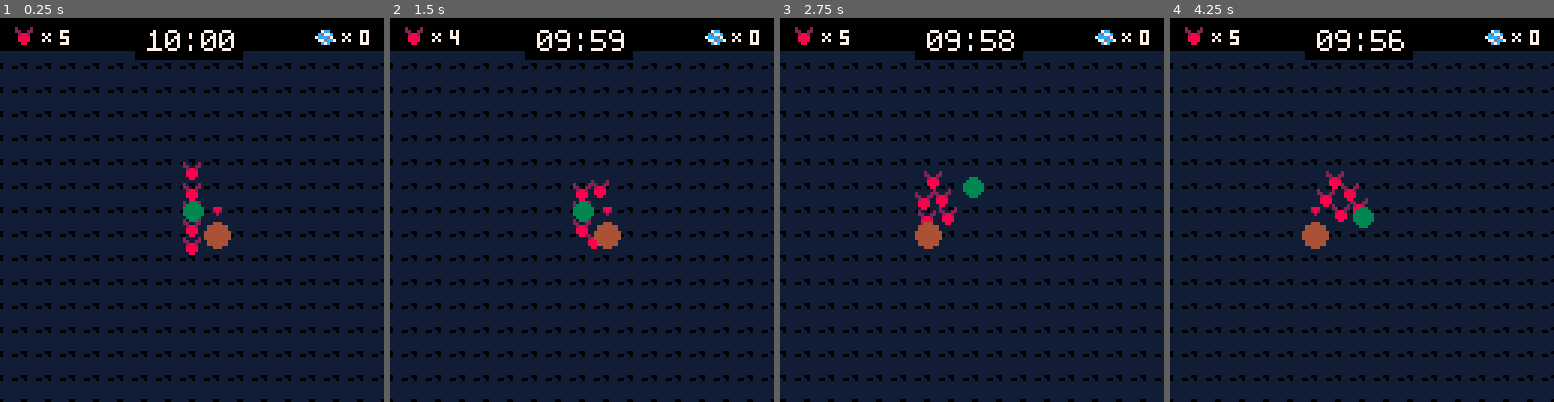
Above: before the commit, frames 1-4 (left to right).
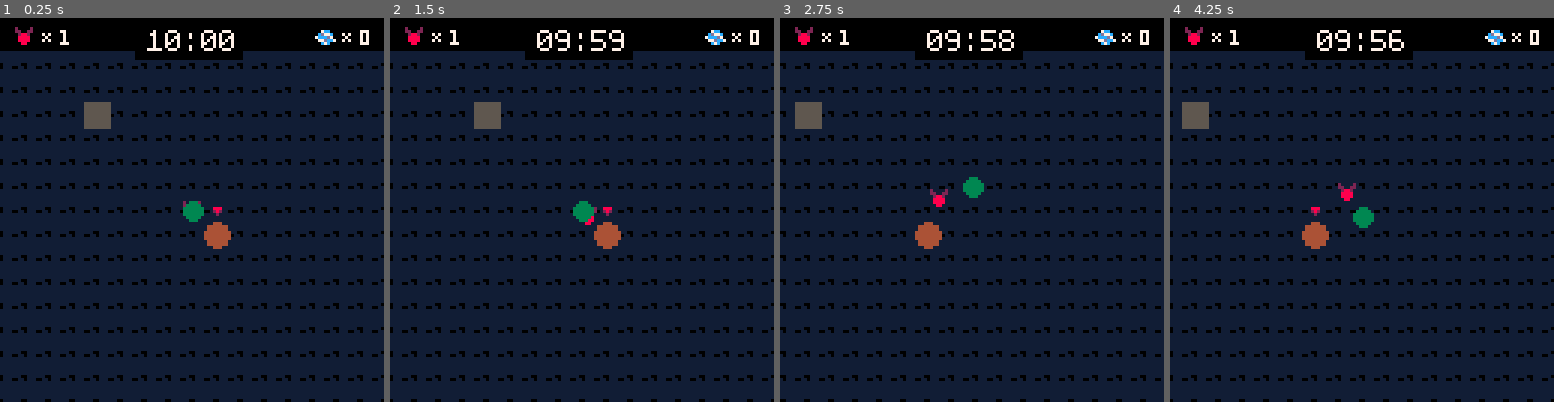
Above: after the commit, the same moments.

Repository: kevinthompson/moonbreak-p8
Game: PICO-8 cartridge game.p8
Same seed, same stepped clock (60 frames per second), same inputs: the game is played once before the commit and once after it.
Inputs:
- Up to frame 1 (0.25 s): no input
- Up to frame 2 (1.5 s): tap X (X key) at 0.33, 1.07 s; tap O (Z key) at 0.7 s
- Up to frame 3 (2.75 s): hold Right 1.6-2.1 s; tap O (Z key) at 1.7, 2.1, 2.5 s; tap X (X key) at 1.85 s; hold Up 2.15-2.42 s; hold Right from 2.47 s (still down)
- Up to frame 4 (4.25 s): tap O (Z key) every 0.4 s from 2.9 to 4.1 s; tap X (X key) at 2.97, 4.08 s; release Right at 3.03 s; hold Left 3.08-3.58 s; hold Down 3.63-3.97 s; hold Right from 4.02 s (still down)

The runs differ from the first frame. In frame 1, 1.0% of the frame differs, in the area x 15-53%, y 3-62%; in frame 2, 1.0%; in frame 3, 1.1%, in the area x 3-47%, y 3-54%; in frame 4, 1.1%.

Commit message:
feat: minion spawning

Diff:
--- /dev/null
+++ b/altar.lua
@@ -0,0 +1,16 @@
+altar = entity:new({
+  r = 8,
+  type = "altar",
+  energy = 0,
+
+  update = function(_ENV)
+    if energy >= 5 then
+      create_minion()
+      energy = energy - 5
+    end
+  end,
+
+  draw = function(_ENV)
+    rectfill(x-4,y-4,x+4,y+4,5)
+  end
+})
--- a/game.lua
+++ b/game.lua
@@ -5,10 +5,11 @@
   entities = {}
   global_minions = {}
   objectives = {}
-  for i=1,5 do
-    create_minion()
-  end
+  altars = {}
+
+  create_minion()
   create_objective()
+  create_altar()
 end
 
 function game_update()
@@ -81,3 +82,13 @@
   add(objectives, o)
   add(entities, o)
 end
+
+function create_altar()
+  local a = altar:new({
+    x=32,
+    y=32
+  })
+
+  add(altars,a)
+  add(entities,a)
+end
--- a/game.p8
+++ b/game.p8
@@ -19,6 +19,7 @@
 #include minion.lua
 #include objective.lua
 #include energy.lua
+#include altar.lua
 
 -- main
 #include main.lua
--- a/minion.lua
+++ b/minion.lua
@@ -4,13 +4,13 @@
   mode = "follow",
   target = player,
   attack_timer = 0,
-  attack_speed = 180,
+  attack_speed = 120,
 
   update = function(_ENV)
     if dist(_ENV,target) > 32 then
-      speed = .35
+      speed = min(.5,speed + .05)
     else
-      speed = .25
+      speed = max(.25,speed - .05)
     end
 
     if (mode == "attack") then
@@ -26,15 +26,17 @@
   end,
 
   attack = function(_ENV)
-    attack_timer += 1
-    if attack_timer >= attack_speed then
+    if attack_timer <= 0 then
       target.health -= 1
-      attack_timer = 0
+      attack_timer = attack_speed
+    else
+      attack_timer -= 1
     end
 
     if target.health <= 0 then
       target = nil
       mode = "follow"
+      add(player.minions,_ENV)
     end
   end,
 
--- a/objective.lua
+++ b/objective.lua
@@ -4,9 +4,10 @@
   r = 4,
 
   name = "target",
+  type = "objective",
 
-  health = 4,
-  energy_count = 5,
+  health = 1,
+  energy_count = 1,
   minions_required = 1,
 
   update = function(_ENV)
--- a/player.lua
+++ b/player.lua
@@ -7,14 +7,25 @@
   target = nil,
   minions = {},
   energy = 0,
+  attack_timer = 0,
+  attack_time_limit = 60,
 
   update=function(_ENV)
     -- find target
     target = nil
-    for objective in all(objectives) do
-      if #minions >= objective.minions_required
-      and ccol({x=x,y=y,r=ar}, objective) then
-        target = objective
+
+    for altar in all(altars) do
+      if ccol({x=x,y=y,r=ar}, altar) then
+        target = altar
+      end
+    end
+
+    if target == nil then
+      for objective in all(objectives) do
+        if #minions >= objective.minions_required
+        and ccol({x=x,y=y,r=ar}, objective) then
+          target = objective
+        end
       end
     end
 
@@ -40,14 +51,25 @@
     end
 
     -- handle attack
-    if target and btnp(5) then
-      for m in all(minions) do
-        if m.mode == "follow" then
-          m.mode = "attack"
-          m.target = target
-          del(minions,m)
-          break
+    if target and btn(5) then
+      if attack_timer <= 0 then
+        attack_timer = attack_time_limit
+        if target.type == "objective" then
+          for m in all(minions) do
+            if m.mode == "follow" then
+              m.mode = "attack"
+              m.target = target
+              m.attack_timer = m.attack_speed
+              del(minions,m)
+              break
+            end
+          end
+        elseif target.type == "altar" and energy > 0 then
+          energy -= 1
+          altar.energy += 1
         end
+      else
+        attack_timer -= 1
       end
     end
 
Not shown, changed: TODO.md
